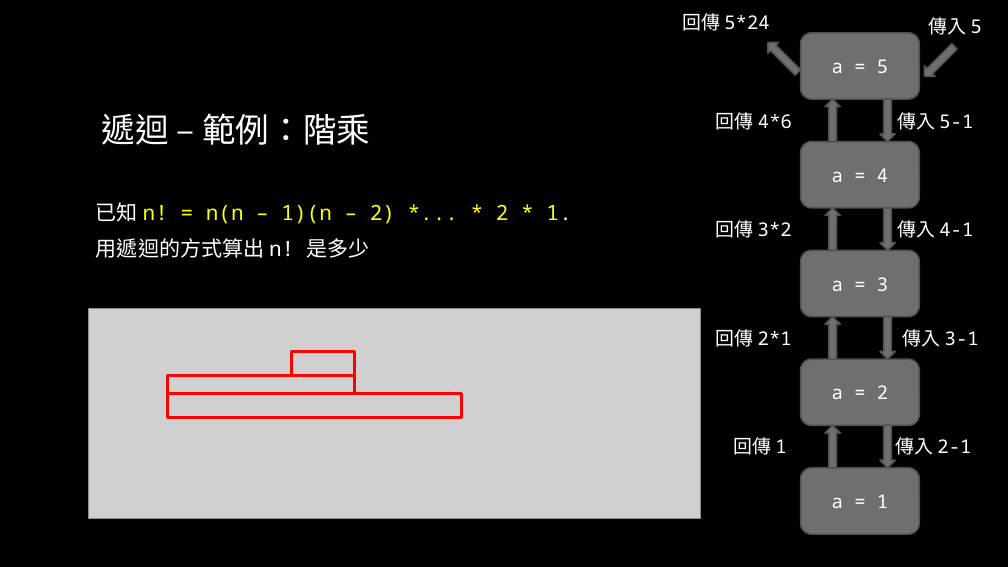
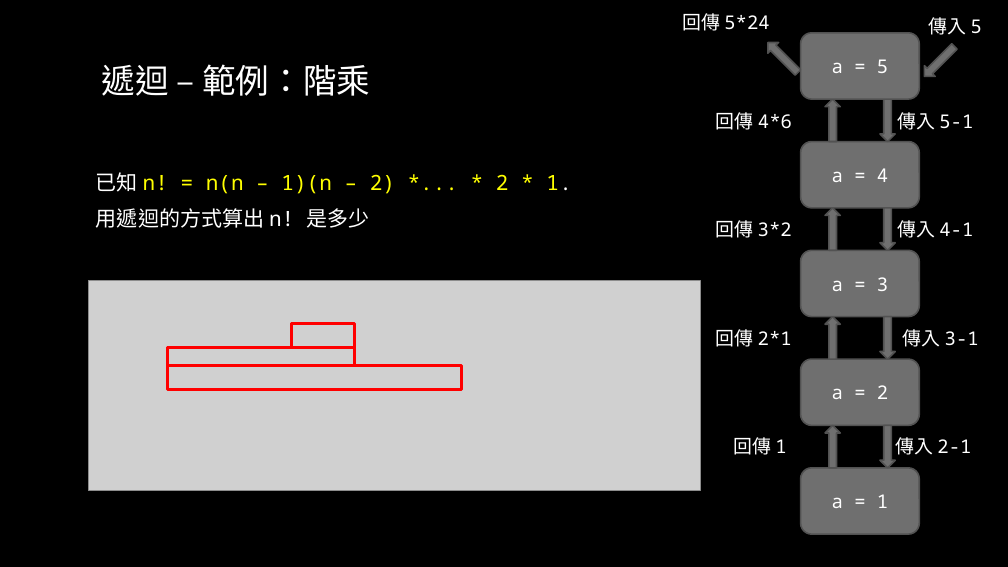
Before and after one commit to liuutin9/2023_summer_camp, a slide deck: slide 40 of 電機_C_Day_2.pptx. Drawn at 1008x567 pixels with LibreOffice and Linux fonts; fonts in the diff are those of the drawing; grey boxes stand for pictures; background and template pictures are left out. Boxes give left, top, right and bottom in pixels: in the first picture for what was removed or moved away, otherwise in the second. Text is boxed around its words. In the diff, an @@ line names an element or a change of style, - is before the commit and + after.

```diff
--- a/電機_C_Day_2.pptx
+++ b/電機_C_Day_2.pptx
@@ title "遞迴 – 範例：階乘": place and size @@
-title "遞迴 – 範例：階乘" at bbox=[102, 113, 370, 145]
+title "遞迴 – 範例：階乘" at bbox=[102, 64, 370, 96]
@@ 3 rectangles, 1 picture, 1 text: place and size @@
-3 rectangles, 1 picture, 1 text at bbox=[88, 202, 700, 520]
+3 rectangles, 1 picture, 1 text at bbox=[88, 172, 700, 492]
```
Also in this commit, not shown: 30 other slides changed.
